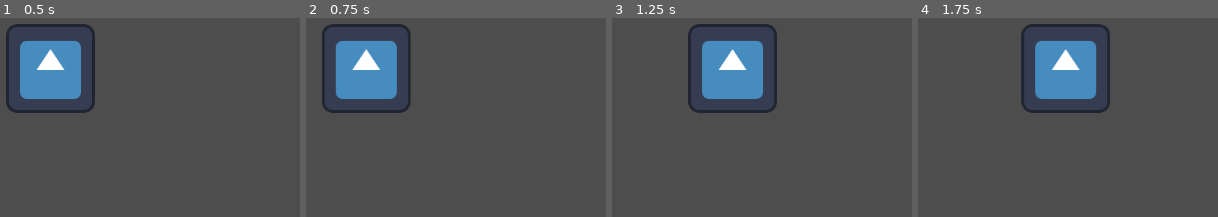
Above: before the commit, frames 1-4 (left to right).
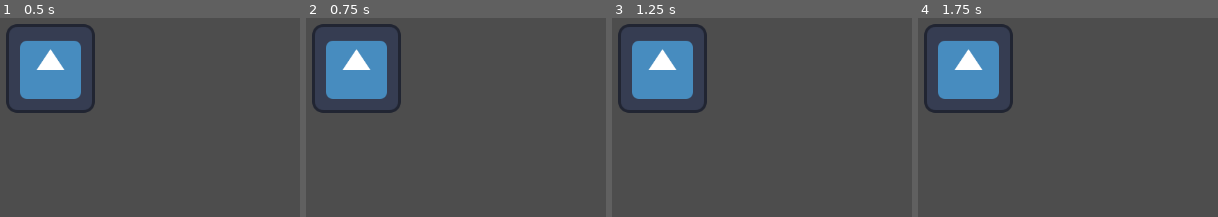
Above: after the commit, the same moments.

Repository: ER-MA/Godot-CameraController
Game: Godot game, scene res://main.tscn
Two runs of this game, one before a commit and one after it. Both use one fixed random seed, a clock stepped at 60 frames per second and the inputs below. The engine's default icon, where the game draws it, is replaced by a stand-in: a white triangle on a blue panel in a dark square.
Inputs (mouse positions are in pixels of both pictures, inside the frame that each line leads up to):
- Up to frame 1 (0.5 s): no input
- Up to frame 2 (0.75 s): tap Enter at 0.5 s; move the mouse to (531, 45) at 0.52 s; hold Right (ui_right) from 0.53 s (still down); click (531, 45) at 0.67 s
- Up to frame 3 (1.25 s): keep holding Right (ui_right)
- Up to frame 4 (1.75 s): release Right (ui_right) at 1.25 s; drag from (outside the picture) to (930, 159) at 1.27 s

Frame 1 is identical in both runs. In frame 2, 4.4% of the frame differs, in the area x 2-35%, y 3-48%; in frame 3, 14%; in frame 4, 15%, in the area x 2-64%, y 3-48%.

Commit message:
refactor(Camera): 修改摄像机运动组件中摄像机的变量名；

Diff:
--- a/camera_2d/movement/camera_2d_mouse_drag_comopnent.gd
+++ b/camera_2d/movement/camera_2d_mouse_drag_comopnent.gd
@@ -14,7 +14,7 @@
 	if is_enable and movement_component:
 
 		if _is_dragging:
-			movement_component.target_position = movement_component.camera_2d.position + (_mouse_start_position - get_local_mouse_position())
+			movement_component.target_position = movement_component.camera.position + (_mouse_start_position - get_local_mouse_position())
 
 
 # 输入处理
--- a/camera_2d/movement/camera_2d_movement_component.gd
+++ b/camera_2d/movement/camera_2d_movement_component.gd
@@ -1,7 +1,7 @@
 extends Node2D
 class_name Camera2DMovementComponent
 
-@export var camera_2d: Camera2D
+@export var camera: Camera2D
 @export var is_enable: bool = false
 @export_group("运动参数")
 @export_enum("Lerp", "Smooth") var motion_mode: int = 0 ## 摄像机的运动模式
@@ -11,21 +11,21 @@
 
 
 func _physics_process(delta: float) -> void:
-	if is_enable and camera_2d:
+	if is_enable and camera:
 
-		if not target_position.is_equal_approx(camera_2d.position):
+		if not target_position.is_equal_approx(camera.position):
 			if motion_mode == 0:
 				_deceleration_movement(delta)
 			elif motion_mode == 1:
 				_smooth_movement(delta)
 
 func _deceleration_movement(delta: float) -> void:
-	if is_enable and camera_2d:
-		camera_2d.position = lerp(camera_2d.position, target_position, delta * deceleration_speed)
+	if is_enable and camera:
+		camera.position = lerp(camera.position, target_position, delta * deceleration_speed)
 
 func _smooth_movement(delta: float) -> void:
-	if is_enable and camera_2d:
-		camera_2d.position = camera_2d.position.move_toward(target_position, delta * smoothing_speed)
+	if is_enable and camera:
+		camera.position = camera.position.move_toward(target_position, delta * smoothing_speed)
 
 
 # TODO:
